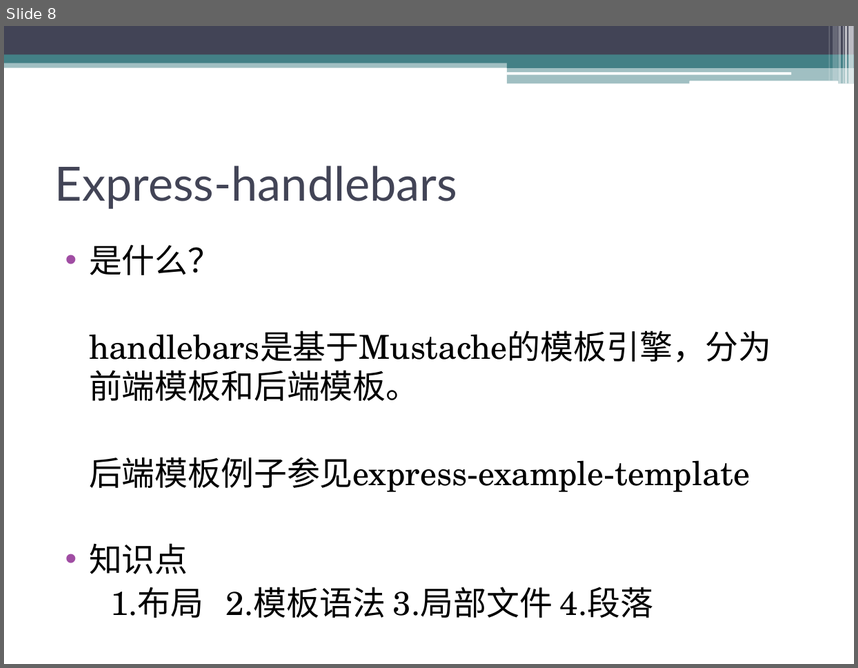
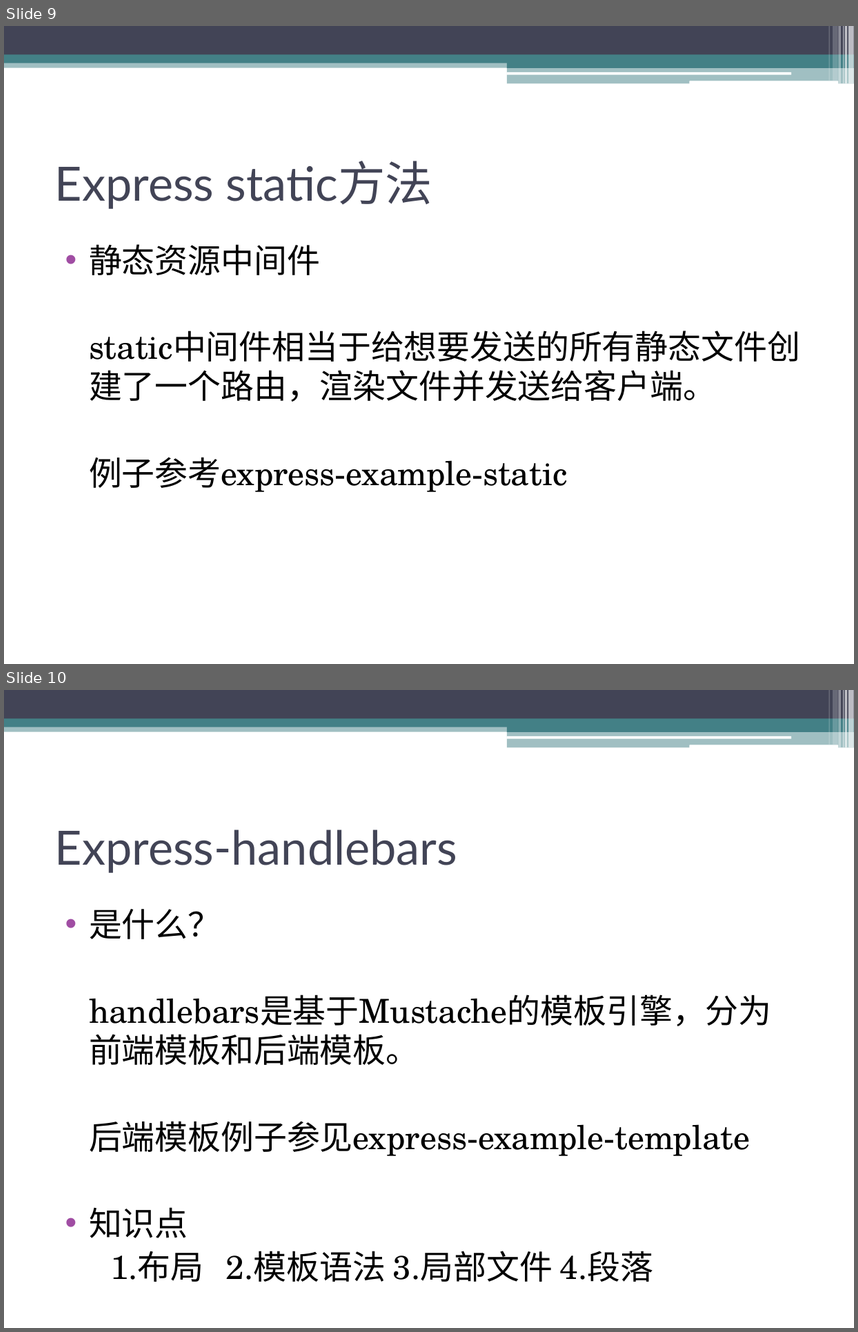
Before and after one commit to CJ-Zheng1023/project-learning, a slide deck: 前端开发技术培训.pptx. Shown one above the other, each under a label of ours: slide 8 before the commit, slides 9 and 10 after it. The pictures are 858x668 and 858x1332 pixels, drawn with LibreOffice and Linux fonts; fonts in the diff are those of the drawing. Boxes give left, top, right and bottom in pixels: in the first picture for what was removed or moved away, otherwise in the second. Text is boxed around its words. In the diff, an @@ line names an element or a change of style, - is before the commit and + after.

```diff
--- a/前端开发技术培训.pptx
+++ b/前端开发技术培训.pptx
@@ slide 9 added at <box>4,26,854,664</box>, background #FFFFFF; not listed: 13 template elements that a slide beside it also shows @@
@@ title added at <box>55,161,432,209</box>, 40 pt, text #424456 @@
+Express static方法
@@ text added at <box>89,244,716,492</box>, 28 pt, text #000000 @@
+• 静态资源中间件
+static中间件相当于给想要发送的所有静态文件创建了一个路由，渲染文件并发送给客户端。
+例子参考express-example-static
@@ what was slide 8 is now slide 10 @@
```
Also in this commit, not shown: 1 slide changed, 3 other slides added.
